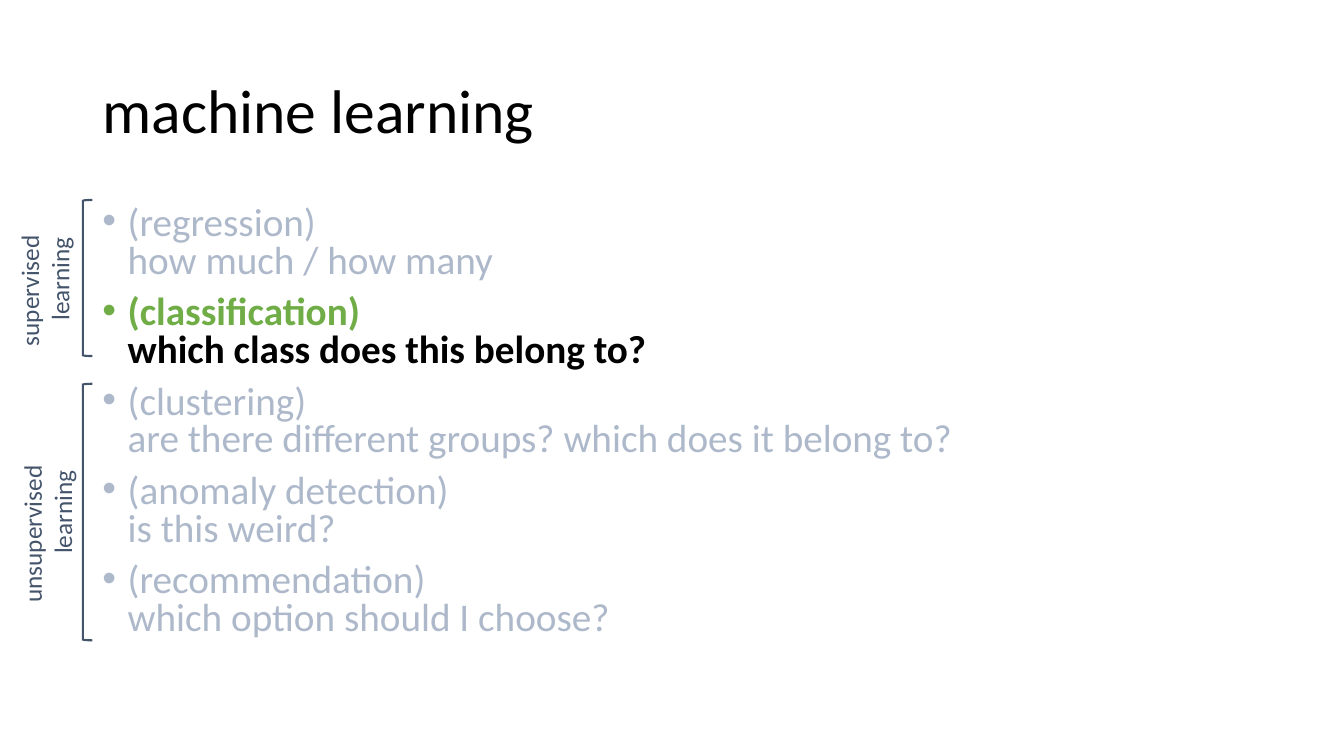
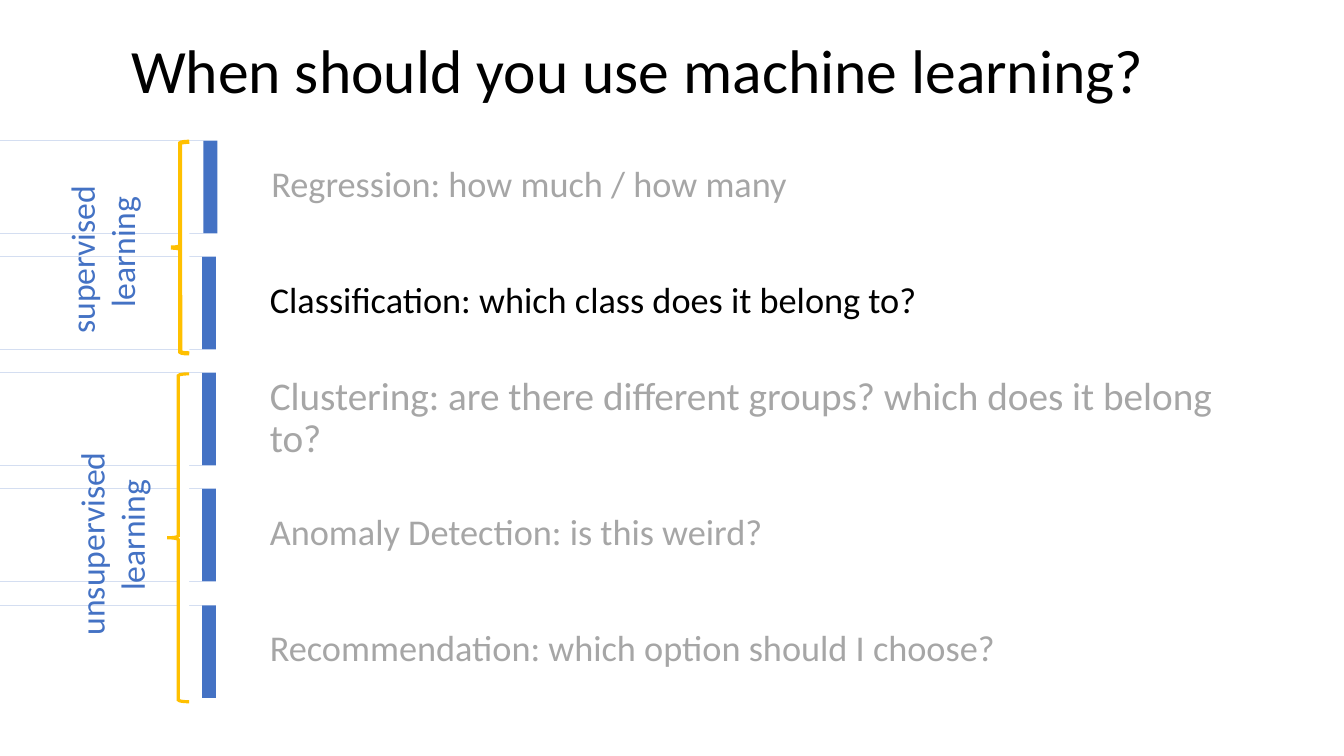
Before and after one commit to cloudscaleml/workshop, a slide deck: slide 16 of powerpoint/Overview.pptx (slide 17 before the commit). Drawn at 1344x756 pixels with LibreOffice and Linux fonts; fonts in the diff are those of the drawing. Boxes give left, top, right and bottom in pixels: in the first picture for what was removed or moved away, otherwise in the second. Text is boxed around its words. In the diff, an @@ line names an element or a change of style, - is before the commit and + after.

```diff
--- a/powerpoint/Overview.pptx
+++ b/powerpoint/Overview.pptx
@@ title at box(131, 50, 1143, 104): text changed @@
-machine learning
+When should you use machine learning?
@@ rectangle added at box(0, 141, 218, 234), fill #4472C4 @@
@@ rectangle added at box(0, 141, 204, 234), fill #FFFFFF @@
@@ left brace added at box(171, 142, 190, 354), fill #FFFFFF, outline #FFC000 3 pt @@
@@ text "supervised" at box(63, 200, 144, 330): size 18 to 24 pt, text colour #44546A to #4472C4 @@
@@ text "supervised": place and size @@
-text "supervised" at box(15, 245, 76, 344)
+text "supervised" at box(63, 200, 144, 330)
@@ text added at box(271, 172, 787, 203), 25.9 pt, text #A6A6A6 @@
+Regression: how much / how many
@@ left bracket removed at box(83, 200, 92, 356) @@
@@ rectangle added at box(0, 257, 216, 350), fill #4472C4 @@
@@ rectangle added at box(0, 257, 202, 350), fill #FFFFFF @@
@@ text added at box(270, 287, 916, 320), 25.9 pt, text #000000 @@
+Classification: which class does it belong to?
@@ rectangle added at box(0, 373, 216, 466), fill #4472C4 @@
@@ rectangle added at box(0, 373, 202, 466), fill #FFFFFF @@
@@ left bracket removed at box(83, 384, 92, 640) @@
@@ left brace added at box(167, 374, 190, 702), fill #FFFFFF, outline #FFC000 2.25 pt @@
@@ text "Clustering: are there different groups? ..." at box(270, 383, 1212, 452): vertical alignment top to middle @@
@@ text at box(270, 383, 1212, 452): text changed; text colour #ADB9CA to #A6A6A6 @@
-• (regression)
-  how much / how many
-• (classification)
-  which class does this belong to?
-• (clustering)
-  are there different groups? which does it belong to?
-• (anomaly detection)
-  is this weird?
-• (recommendation)
-  which option should I choose?
+Clustering: are there different groups? which does it belong to?
@@ text "unsupervised": place and size @@
-text "unsupervised" at box(18, 479, 79, 599)
+text "unsupervised" at box(73, 471, 154, 630)
@@ text "unsupervised" at box(73, 471, 154, 630): size 18 to 24 pt, text colour #44546A to #4472C4 @@
@@ rectangle added at box(0, 489, 216, 582), fill #4472C4 @@
@@ rectangle added at box(0, 489, 202, 582), fill #FFFFFF @@
@@ text added at box(270, 520, 762, 551), 25.9 pt, text #A6A6A6 @@
+Anomaly Detection: is this weird?
@@ rectangle added at box(0, 605, 216, 698), fill #4472C4 @@
@@ rectangle added at box(0, 605, 202, 698), fill #FFFFFF @@
@@ text added at box(270, 636, 995, 667), 25.9 pt, text #A6A6A6 @@
+Recommendation: which option should I choose?
```
Also in this commit, not shown: 15 other slides changed, 4 slides added, 11 slides removed.
